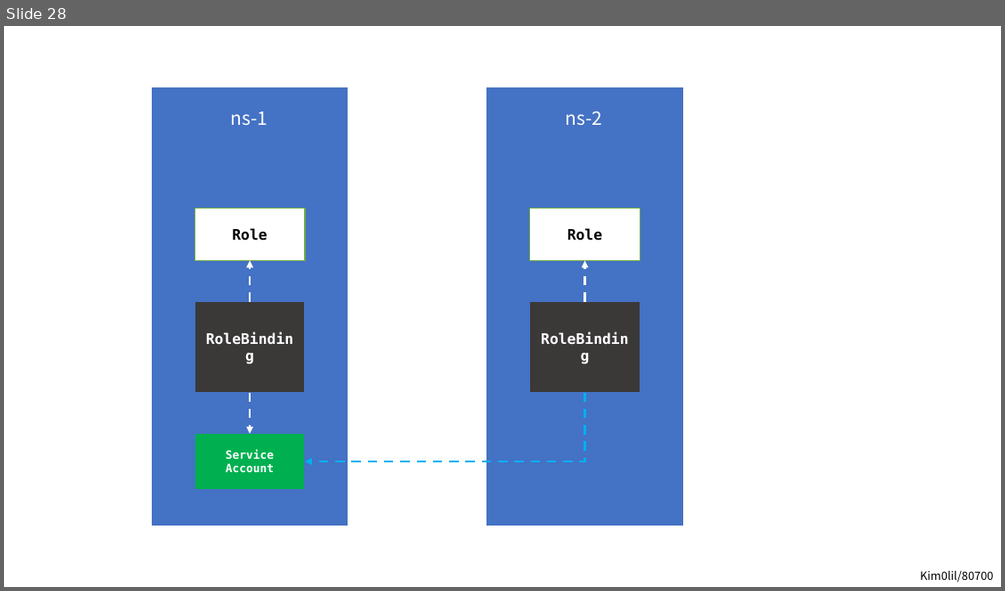
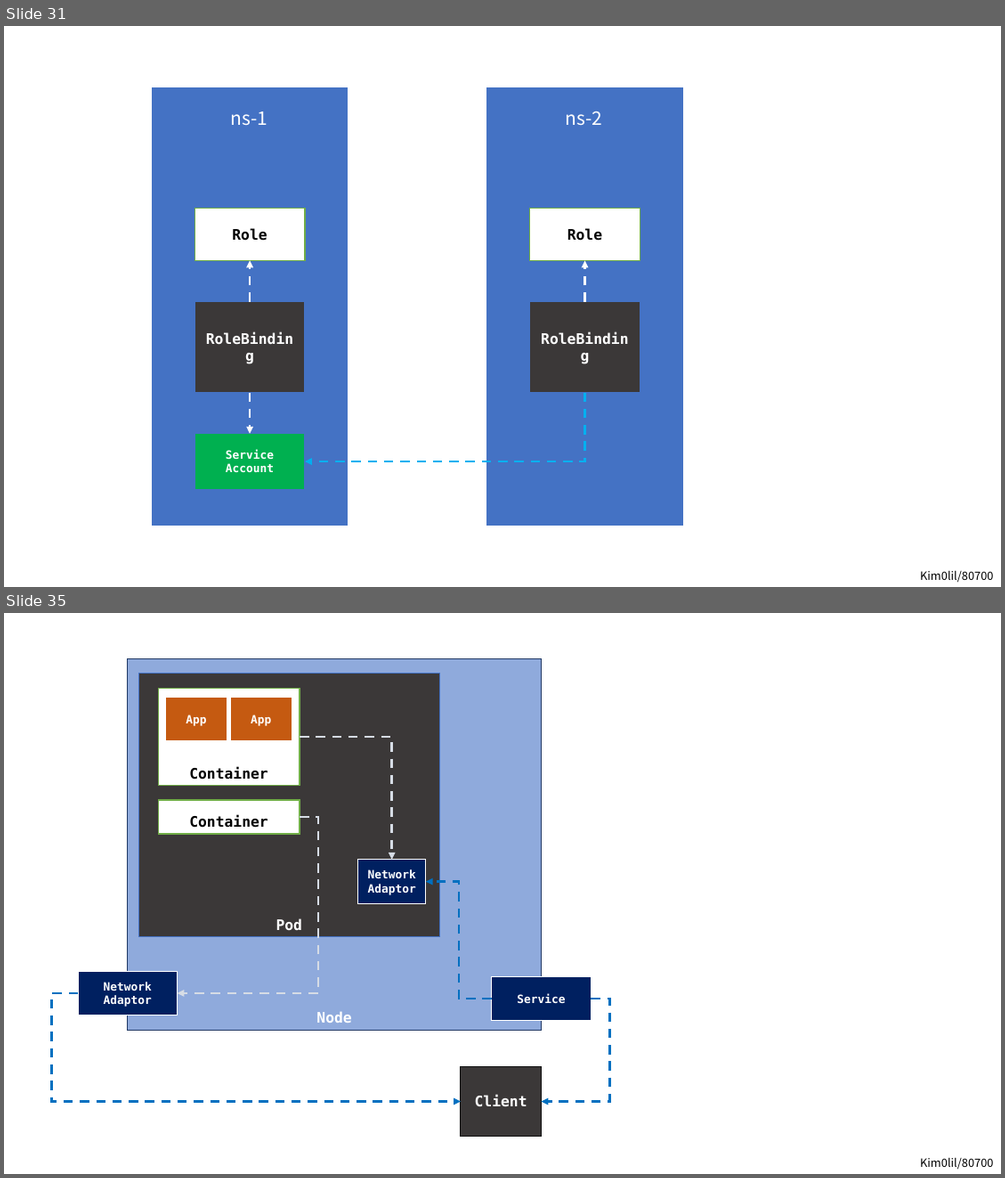
Before and after one commit to kim0lil/80700, a slide deck: assets/images.pptx. Shown one above the other, each under a label of ours: slide 28 before the commit, slides 31 and 35 after it; the slides between them are not shown. The pictures are 1005x591 and 1005x1178 pixels, drawn with LibreOffice and Linux fonts; fonts in the diff are those of the drawing. Boxes give left, top, right and bottom in pixels: in the first picture for what was removed or moved away, otherwise in the second. Text is boxed around its words. In the diff, an @@ line names an element or a change of style, - is before the commit and + after.

```diff
--- a/assets/images.pptx
+++ b/assets/images.pptx
@@ slide 35 added at bbox=[4, 613, 1001, 1174], background #FFFFFF @@
@@ rectangle added at bbox=[128, 658, 541, 1030], fill #8FAADC, outline #203864 1 pt, 14 pt, text #FFFFFF, bold @@
+Node
@@ rectangle added at bbox=[138, 674, 439, 937], fill #3B3838, outline #4472C4 1 pt, 14 pt, text #FFFFFF, bold @@
+Pod
@@ rectangle added at bbox=[158, 689, 299, 786], fill #FFFFFF, outline #70AD47 1 pt, 14 pt, text #000000, bold @@
+Container
@@ rectangle added at bbox=[165, 697, 227, 741], fill #C55A11, outline #FFFFFF 1 pt, 11 pt, text #FFFFFF, bold @@
+App
@@ rectangle added at bbox=[230, 697, 291, 741], fill #C55A11, outline #FFFFFF 1 pt, 11 pt, text #FFFFFF, bold @@
+App
@@ elbow arrow added from (299, 737) to (392, 860), #D6DCE5 2.25 pt dashed @@
@@ rectangle added at bbox=[158, 800, 299, 834], fill #FFFFFF, outline #70AD47 1 pt, 14 pt, text #000000, bold @@
+Container
@@ elbow arrow added from (299, 817) to (178, 993), #D6DCE5 2.25 pt dashed @@
@@ rectangle added at bbox=[357, 860, 426, 904], fill #002060, outline #FFFFFF 1 pt, 11 pt, text #FFFFFF, bold @@
+Network Adaptor
@@ elbow arrow added from (492, 998) to (426, 882), #0070C0 2.25 pt dashed @@
@@ rectangle added at bbox=[78, 971, 178, 1015], fill #002060, outline #FFFFFF 1 pt, 11 pt, text #FFFFFF, bold @@
+Network Adaptor
@@ rectangle added at bbox=[492, 976, 591, 1021], fill #002060, outline #FFFFFF 1 pt, 11 pt, text #FFFFFF, bold @@
+Service
@@ elbow arrow added from (78, 993) to (461, 1102), #0070C0 2.25 pt dashed @@
@@ elbow arrow added from (591, 998) to (542, 1102), #0070C0 2.25 pt dashed @@
@@ rectangle added at bbox=[461, 1067, 542, 1135], fill #3B3838, outline #0D0D0D 1 pt, 14 pt, text #FFFFFF, bold @@
+Client
@@ text added at bbox=[920, 1157, 993, 1169], 11 pt, text #000000 @@
+Kim0lil/80700
@@ what was slide 28 is now slide 31 @@
```
Also in this commit, not shown: 7 other slides added, 12 other files.
